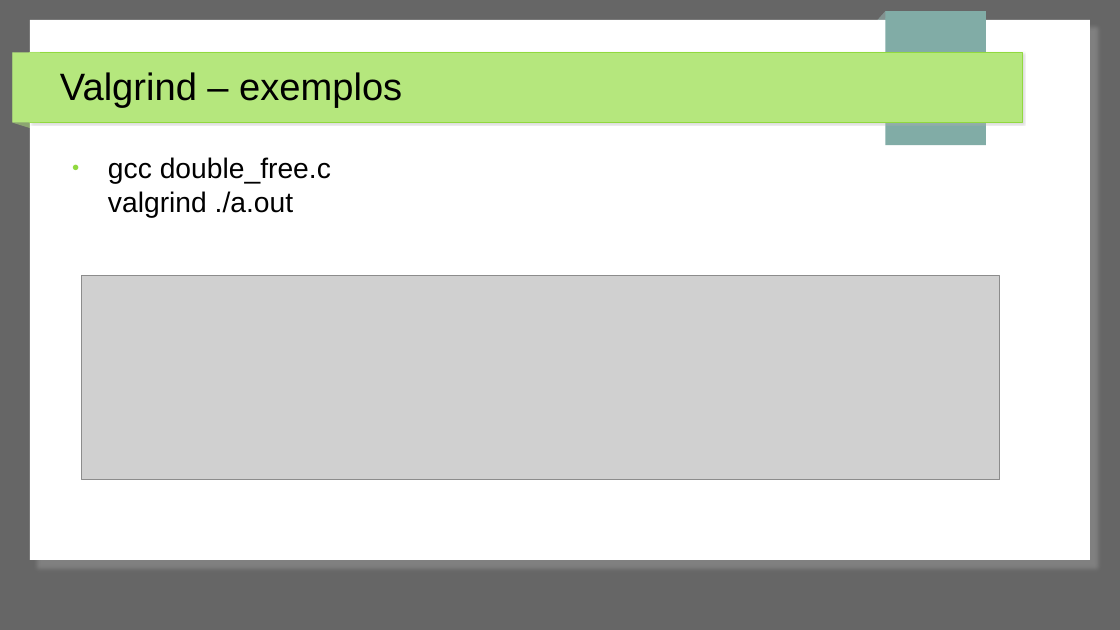
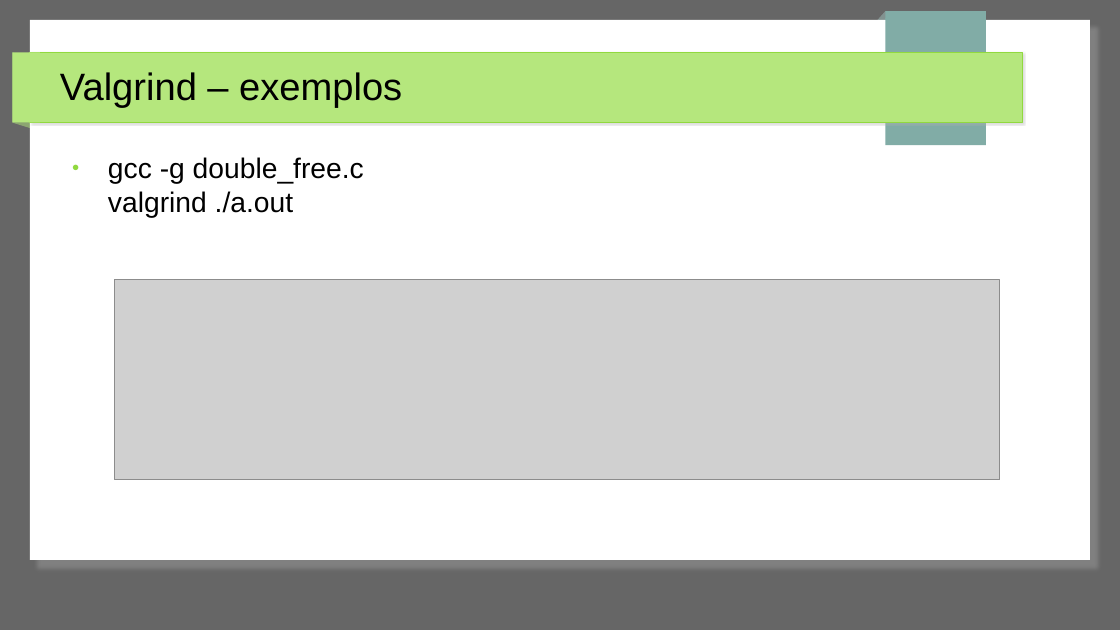
Before and after one commit to jpantonow/SB-T1-ANALISADORES, a slide deck: slide 21 of Slides.odp. Drawn at 1120x630 pixels with LibreOffice and Linux fonts; fonts in the diff are those of the drawing; grey boxes stand for pictures. Boxes give left, top, right and bottom in pixels: in the first picture for what was removed or moved away, otherwise in the second. Text is boxed around its words. In the diff, an @@ line names an element or a change of style, - is before the commit and + after.

```diff
--- a/Slides.odp
+++ b/Slides.odp
@@ text at (108, 157, 364, 218): text changed @@
-● gcc double_free.c
-  valgrind ./a.out
+● gcc -g double_free.c
+  valgrind ./a.out
@@ picture: place and size @@
-picture at (81, 275, 1000, 480)
+picture at (114, 281, 1000, 481)
```
Also in this commit, not shown: 7 other slides changed.
